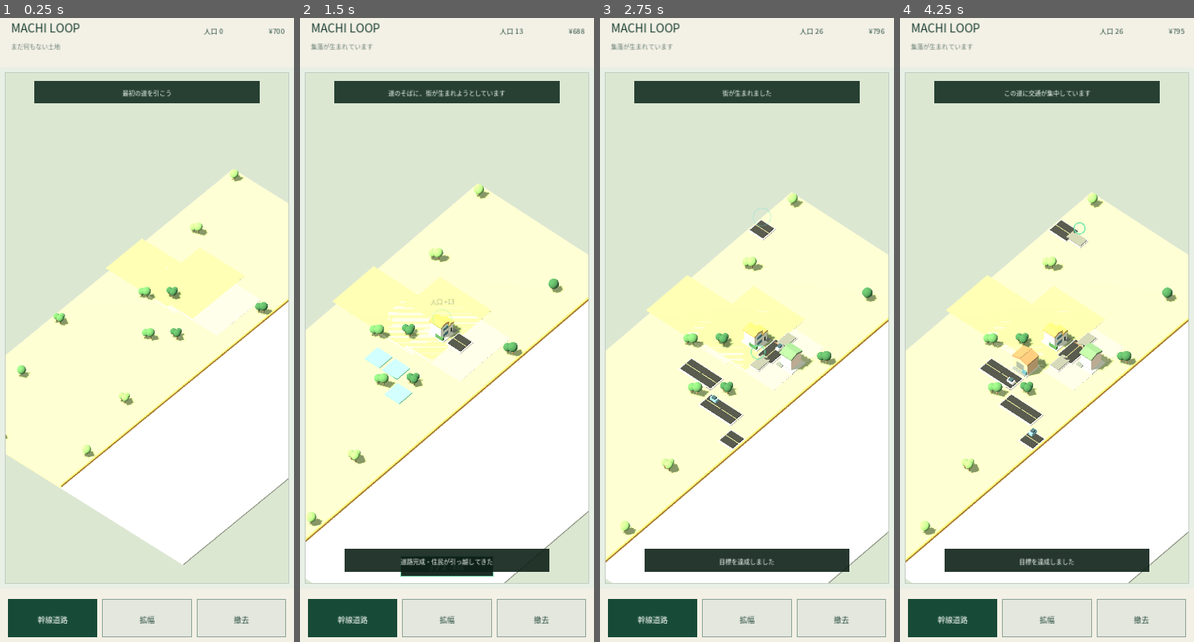
Above: before the commit, frames 1-4 (left to right).
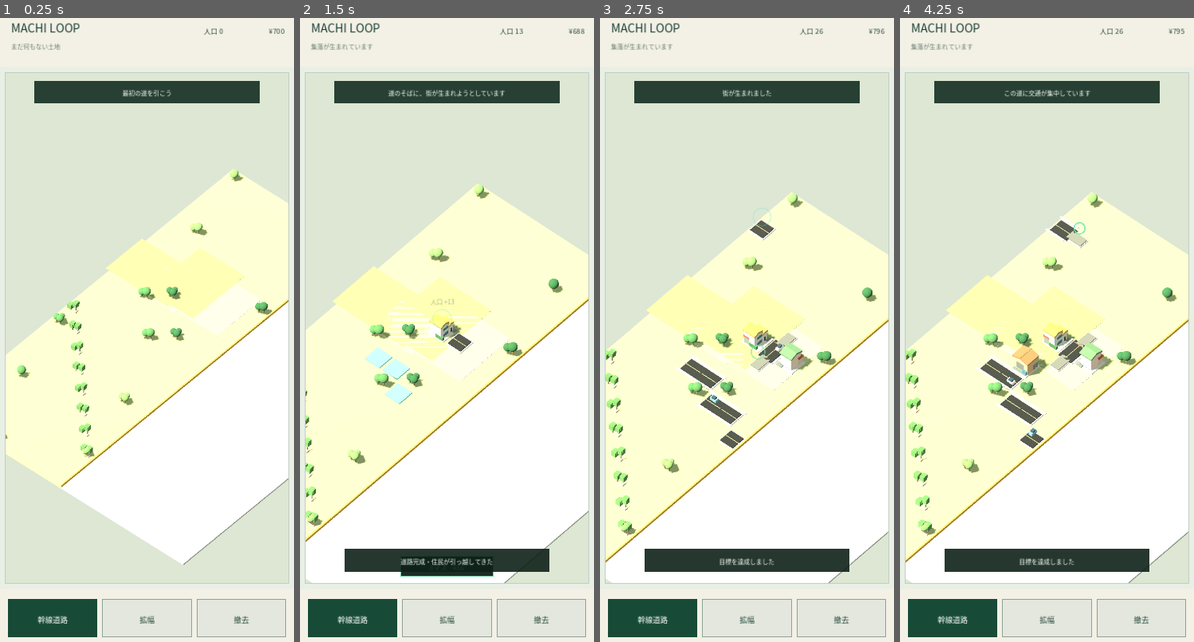
Above: after the commit, the same moments.

Repository: 48wr9f4wgp-lab/machi-loop
Game: Godot game, scene res://main.tscn
Two runs of this game, one before a commit and one after it. Both use one fixed random seed, a clock stepped at 60 frames per second and the inputs below.
Inputs (mouse positions are in pixels of both pictures, inside the frame that each line leads up to):
- Up to frame 1 (0.25 s): no input
- Up to frame 2 (1.5 s): tap Enter at 0.5 s; move the mouse to (511, 298) at 0.52 s; click (511, 298) at 0.67 s; drag from (388, 367) to (432, 461) at 1.27 s
- Up to frame 3 (2.75 s): move the mouse to (776, 192) at 2.02 s; click (776, 192) at 2.17 s
- Up to frame 4 (4.25 s): drag from (1032, 461) to (958, 236) at 2.77 s; move the mouse to (1135, 429) at 3.52 s; click (1135, 429) at 3.67 s

The runs differ from the first frame. In frame 1, 0.4% of the frame differs, in the area x 22-32%, y 45-71%; in frame 2, 0.2%; in frame 3, 0.7%; in frame 4, 0.8%, in the area x 1-70%, y 31-84%.

Commit message:
feat: enable v0.25 city density pass

Diff:
--- a/main.gd
+++ b/main.gd
@@ -1 +1 @@
-extends "res://main_v24_visual_north_star.gd"
+extends "res://main_v25_city_density.gd"
